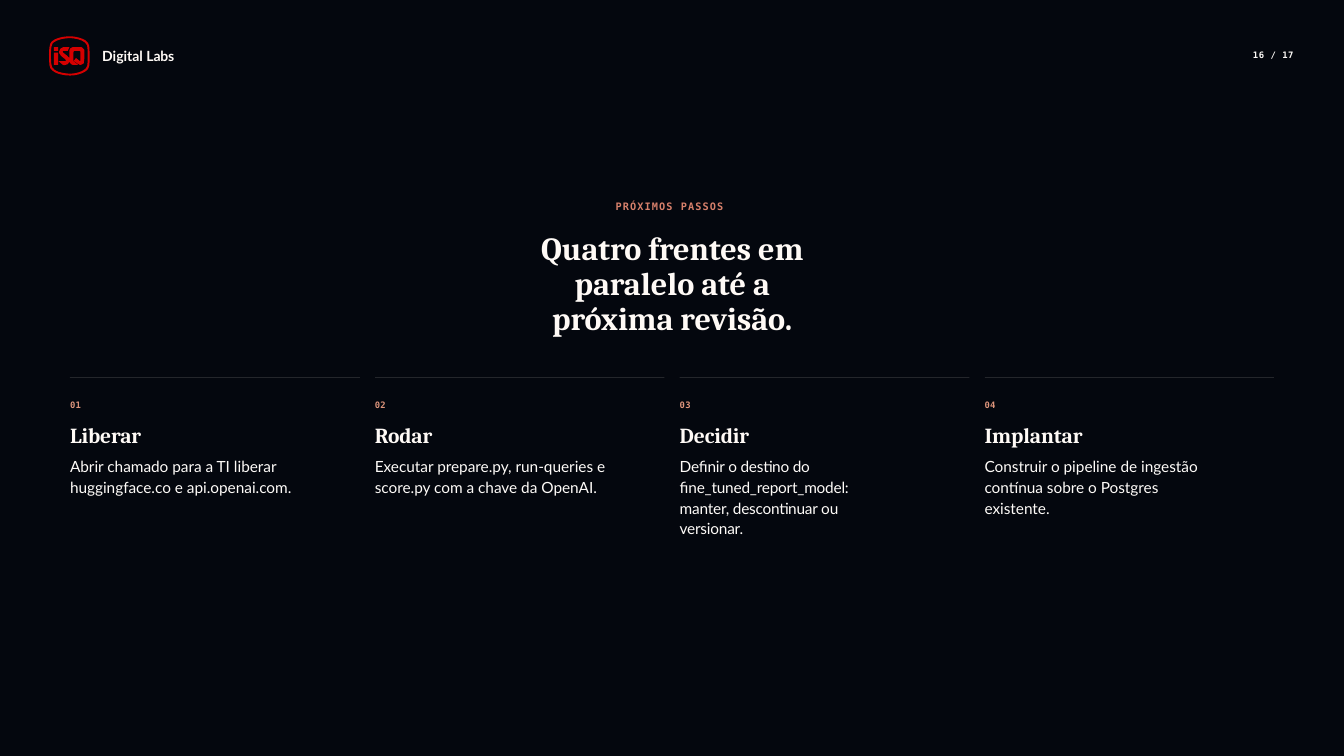
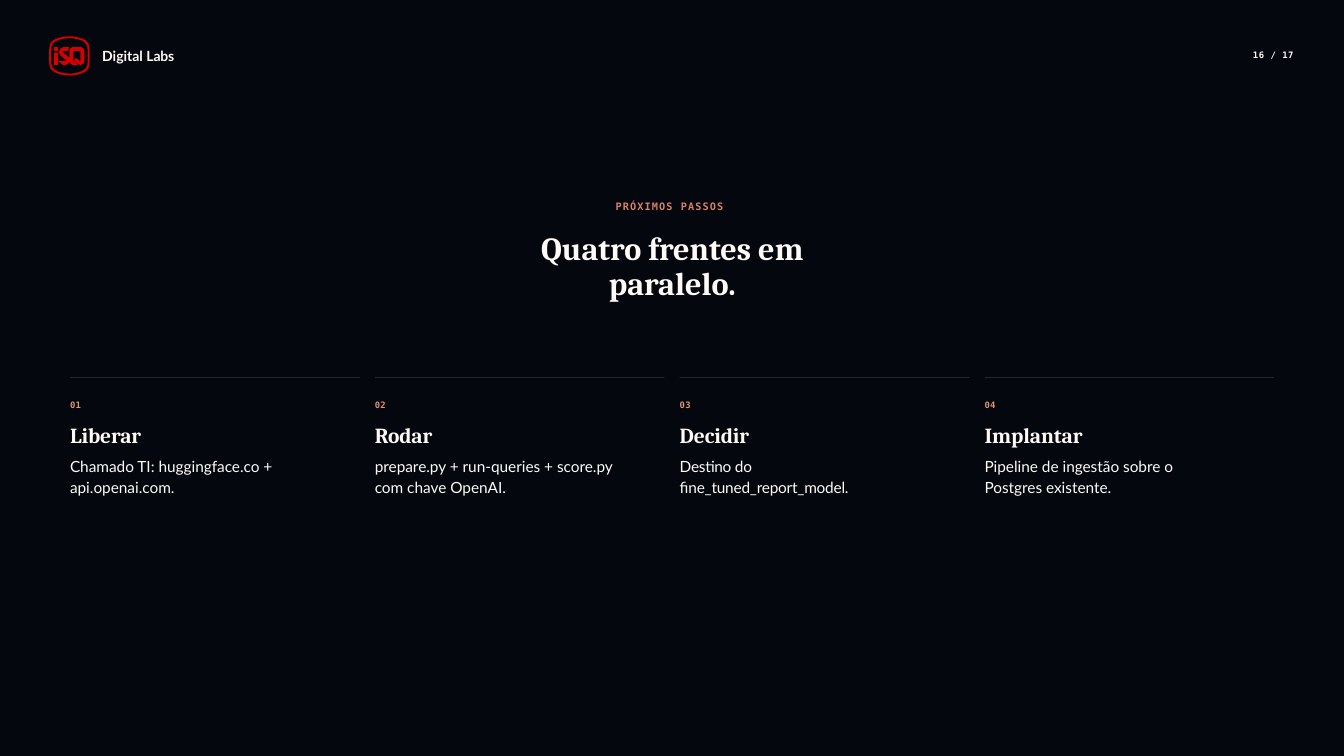
Before and after one commit to dropeko/rag-personal, a slide deck: slide 16 of references/Apresentacao_RAG_2026-06-01.pptx. Drawn at 1344x756 pixels with LibreOffice and Linux fonts; fonts in the diff are those of the drawing. Boxes give left, top, right and bottom in pixels: in the first picture for what was removed or moved away, otherwise in the second. Text is boxed around its words. In the diff, an @@ line names an element or a change of style, - is before the commit and + after.

```diff
--- a/references/Apresentacao_RAG_2026-06-01.pptx
+++ b/references/Apresentacao_RAG_2026-06-01.pptx
@@ text at <box>541,237,803,302</box>: text changed @@
-Quatro frentes em paralelo até a próxima revisão.
+Quatro frentes em paralelo.
@@ text at <box>70,460,260,496</box>: text changed @@
-Abrir chamado para a TI liberar huggingface.co e api.openai.com.
+Chamado TI: huggingface.co + api.openai.com.
@@ text at <box>375,460,613,496</box>: text changed @@
-Executar prepare.py, run-queries e score.py com a chave da OpenAI.
+prepare.py + run-queries + score.py com chave OpenAI.
@@ text at <box>680,460,849,496</box>: text changed @@
-Definir o destino do fine_tuned_report_model: manter, descontinuar ou versionar.
+Destino do fine_tuned_report_model.
@@ text at <box>985,460,1173,496</box>: text changed @@
-Construir o pipeline de ingestão contínua sobre o Postgres existente.
+Pipeline de ingestão sobre o Postgres existente.
```
Also in this commit, not shown: 16 other slides changed, 1 other file.
